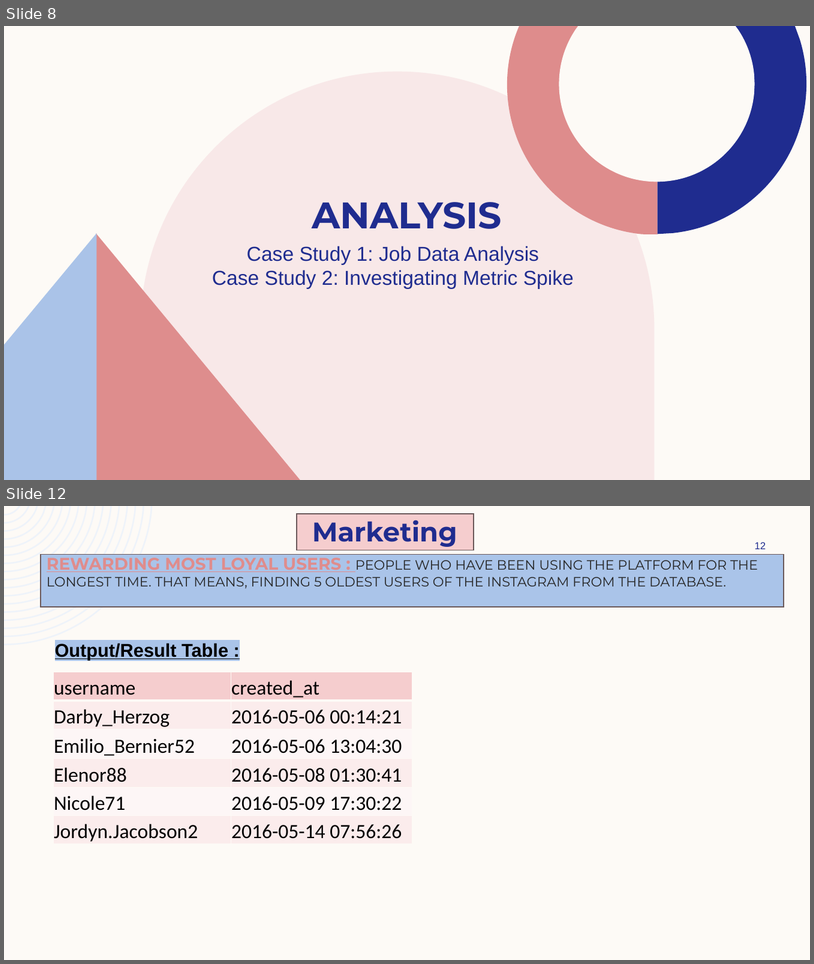
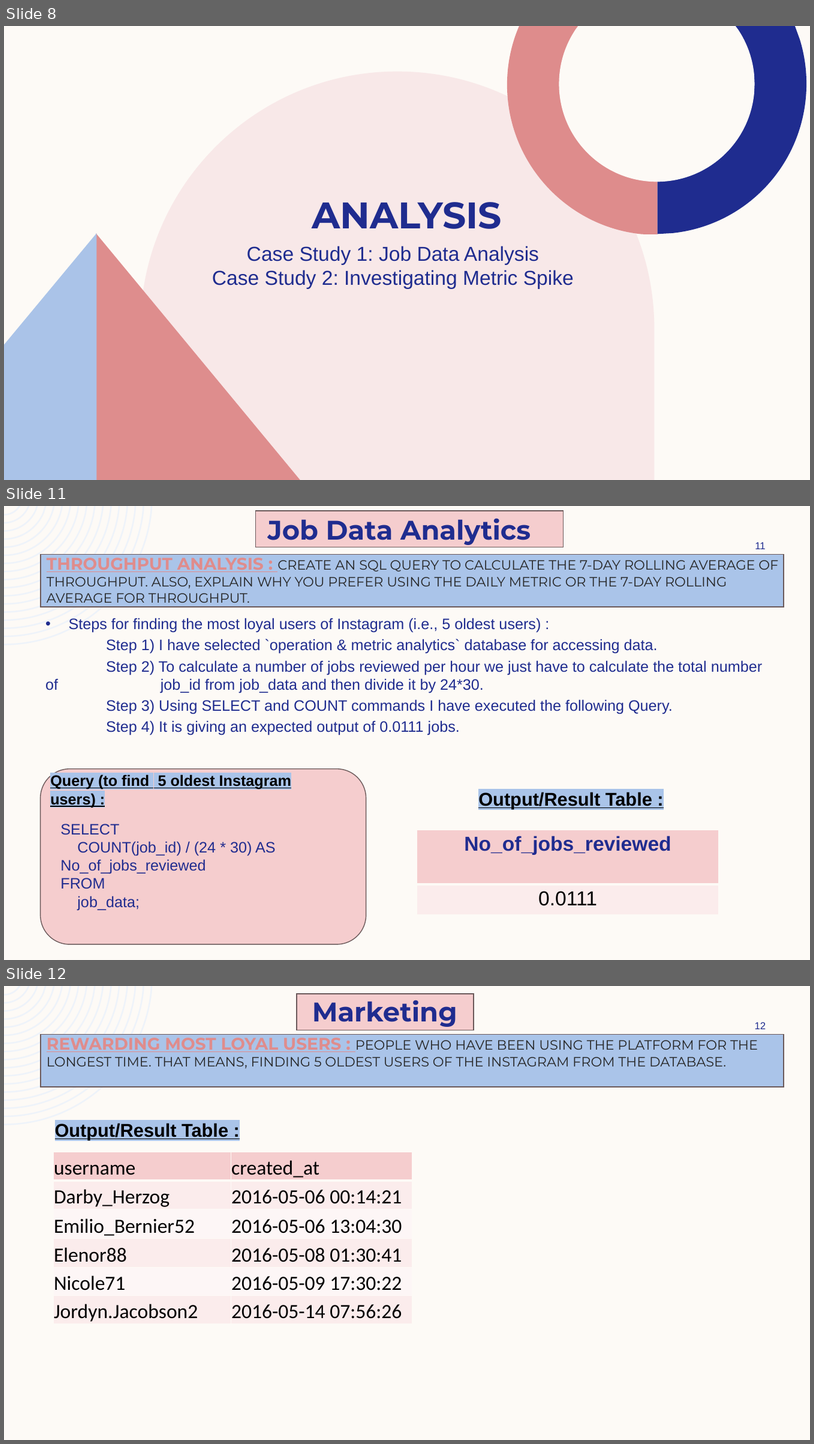
Before and after one commit to ShindeYash/Operation_and_Metric_Analytics, a slide deck: Report - Operation_and_Metric_Analytics.pptx. Shown one above the other, each under a label of ours: slides 8 and 12 before the commit, slides 8, 11 and 12 after it; the slides between them are not shown. The pictures are 814x964 and 814x1444 pixels, drawn with LibreOffice and Linux fonts; fonts in the diff are those of the drawing. Boxes give left, top, right and bottom in pixels: in the first picture for what was removed or moved away, otherwise in the second. Text is boxed around its words. In the diff, an @@ line names an element or a change of style, - is before the commit and + after.

```diff
--- a/Report - Operation_and_Metric_Analytics.pptx
+++ b/Report - Operation_and_Metric_Analytics.pptx
@@ slide 11 added at (x1=4, y1=506, x2=810, y2=960), background #FDFAF6; not listed: 1 template element that a slide beside it also shows @@
@@ rectangle added at (x1=255, y1=511, x2=564, y2=547), fill #F5CDCE, outline #6B5A5A 1 pt @@
@@ text added at (x1=268, y1=518, x2=531, y2=545), 32 pt, text #1F2C8F, bold @@
+Job Data Analytics
@@ rectangle added at (x1=40, y1=555, x2=784, y2=607), fill #AAC4E9, outline #6B5A5A 1 pt @@
@@ title added at (x1=47, y1=553, x2=779, y2=603), 16 pt, text #262626 @@
+THROUGHPUT ANALYSIS : CREATE AN SQL QUERY TO CALCULATE THE 7-DAY ROLLING AVERAGE OF THROUGHPUT. ALSO, EXPLAIN WHY YOU PREFER USING THE DAILY METRIC OR THE 7-DAY ROLLING AVERAGE FOR THROUGHPUT.
@@ page number added at (x1=755, y1=542, x2=765, y2=549), 12 pt, text #1F2C8F @@
+11
@@ text added at (x1=45, y1=618, x2=762, y2=735), 18 pt, text #1F2C8F @@
+• Steps for finding the most loyal users of Instagram (i.e., 5 oldest users) :
+Step 1) I have selected `operation & metric analytics` database for accessing data.
+Step 2) To calculate a number of jobs reviewed per hour we just have to calculate the total number of job_id from job_data and then divide it by 24*30.
+Step 3) Using SELECT and COUNT commands I have executed the following Query.
+Step 4) It is giving an expected output of 0.0111 jobs.
@@ rounded rectangle added at (x1=40, y1=769, x2=366, y2=944), fill #F5CDCE, outline #6B5A5A 1 pt @@
@@ text added at (x1=50, y1=774, x2=291, y2=807), 18 pt, text #000000, bold, underline @@
+Query (to find 5 oldest Instagram users) :
@@ text added at (x1=479, y1=792, x2=653, y2=808), 22 pt, text #000000, bold, underline @@
+Output/Result Table :
@@ text added at (x1=60, y1=823, x2=276, y2=910), 18 pt, text #202C8F @@
+SELECT
+COUNT(job_id) / (24 * 30) AS No_of_jobs_reviewed
+FROM
+job_data;
@@ table added at (x1=417, y1=829, x2=720, y2=915), 2 rows, 1 columns @@
+No_of_jobs_reviewed
+0.0111
```
Also in this commit, not shown: 1 slide changed, 1 other slide added, 1 slide removed.
